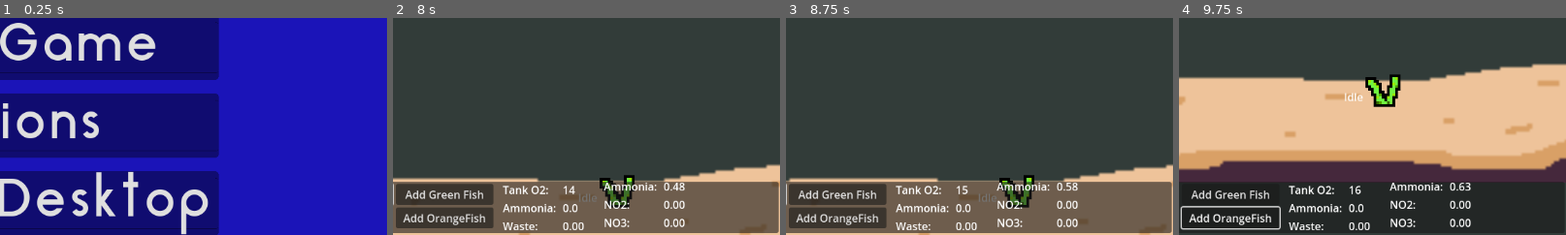
Above: before the commit, frames 1-4 (left to right).
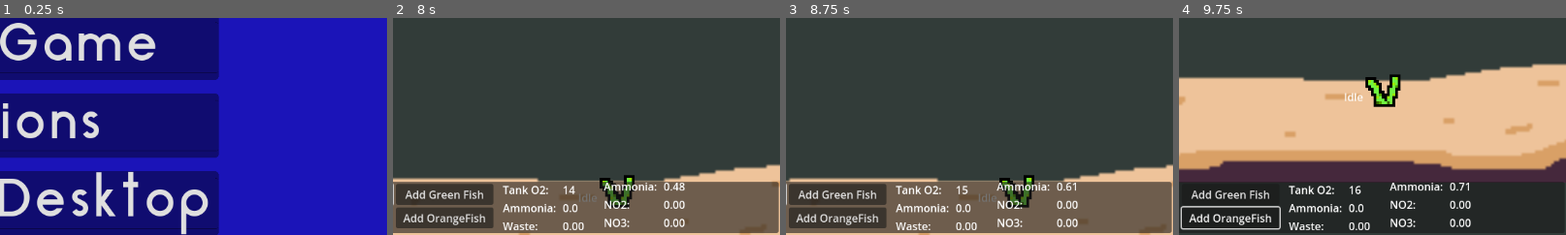
Above: after the commit, the same moments.

Repository: neilmillard/Fish-tank-sim
Game: Godot game, scene res://Scenes/main.tscn
Same seed, same stepped clock (60 frames per second), same inputs: the game is played once before the commit and once after it.
Inputs (mouse positions are % of the whole screen's width and height, from its top left):
- Up to frame 1 (0.25 s): no input
- Up to frame 2 (8 s): click "New Game" at 0.5 s; click "Flake Food" at 1.25 s; click "GreenPlant" at 2 s; click "Add Green Fish" at 2.75 s; click "Add OrangeFish" at 3.5 s; move the mouse to (42, 33) at 4.27 s; hold Right (ui_right) 4.28-5.03 s; click (42, 33) at 4.35 s; move the mouse to (30, 55) at 5.02 s; hold Down (ui_down) 5.03-5.78 s; click (30, 55) at 5.1 s; move the mouse to (60, 28) at 5.77 s; hold Right (ui_right) 5.78-6.53 s; click (60, 28) at 5.85 s; move the mouse to (45, 70) at 6.52 s; hold Up (ui_up) 6.53-7.28 s; click (45, 70) at 6.6 s; move the mouse to (80, 65) at 7.27 s; hold Left (ui_left) from 7.28 s (still down); click (80, 65) at 7.35 s
- Up to frame 3 (8.75 s): keep holding Left (ui_left); move the mouse to (20, 35) at 8.02 s; click (20, 35) at 8.1 s
- Up to frame 4 (9.75 s): move the mouse to (55, 50) at 8.77 s; release Left (ui_left) at 8.78 s; hold Down (ui_down) 8.78-9.53 s; click (55, 50) at 8.85 s; move the mouse to (35, 25) at 9.52 s; hold Right (ui_right) from 9.53 s (still down); click (35, 25) at 9.6 s
The pictures show only the part of the screen within x 50-100%, y 50-100%; the shares and areas given below are measured in that part.

Frames 1-2 are identical in both runs. In frame 3, less than 0.1% of the frame differs, in the area x 72-76%, y 75-80%; in frame 4, less than 0.1%.
Error before the commit: Invalid access to property or key 'GravelFilter' on a base object of type 'Dictionary'. (res://Scripts/MiddleWater.gd:130)
Error after the commit: Invalid access to property or key 'GravelFilter' on a base object of type 'Dictionary'. (res://Scripts/MiddleWater.gd:138)

Commit message:
Fish can die :(

Diff:
--- a/Scenes/game/fish/fish_body.gd
+++ b/Scenes/game/fish/fish_body.gd
@@ -221,10 +221,10 @@
 func process_health(delta: float) -> void:
 	# The fish will expend energy on fighting infection
 	var energyRequired
+	stats.currentHealth -= delta
 	if stats.currentHealth < maxHealth:
 		energyRequired = delta * GameManager.infectionEnergy
 	else:
-		stats.currentHealth -= delta
 		energyRequired = delta * GameManager.infectionEnergy / 2.0
 	var energyReceived = myStomach.get_energy(energyRequired)
 	var o2Used = myLung.requestO2(energyReceived)
@@ -238,11 +238,9 @@
 	if GameManager.currentTankData.currentNH3 > GameManager.nh3HealthThreshold:
 		stats.currentHealth -= delta / 2.0
 
-	if stats.currentHealth == 0:
-		# Fish is fish food
-		myStomach.release_food()
-		GameManager.spawn_dead_fish()
-		queue_free()
+func kill_fish():
+	GameManager.remove_fish_resource(stats)
+	queue_free()
 
 func calculate_movement(delta):
 	# Water friction init
--- /dev/null
+++ b/Scenes/game/fish/fish_dead.gd
@@ -0,0 +1,28 @@
+#FishDead
+extends FishState
+
+var timer: float
+
+func enter(_msg:={}):
+	fishBody.currentSwimspeed = 0
+	fishBody.velocity = Vector2.ZERO
+	fishBody.animationPlayer.play("SwimLeft")
+	fishBody.animationPlayer.stop()
+	timer = 0.0
+
+func exit():
+	pass
+
+func update(delta: float) -> void:
+	timer += delta
+	if timer > 20.0:
+		var myNutrition = fishBody.myStomach.release_food()
+		if myNutrition != null:
+			GameManager.spawn_food(fishBody.position, myNutrition)
+			timer = 0.0
+		else:
+			print(fishBody.name + " Time to die")
+			fishBody.kill_fish()
+
+func physics_update(delta: float) -> void:
+	fishBody.rotate_to_direction(Vector2(-1.0, 0.0), delta)
--- a/Scenes/game/fish/fish_hunting.gd
+++ b/Scenes/game/fish/fish_hunting.gd
@@ -11,6 +11,9 @@
 	fishBody.idle_timer.stop()
 
 func update(_delta: float) -> void:
+	if fishBody.stats.currentHealth <= 0:
+		emit_signal("Transitioned", "Hunting", "Dead")
+		return
 	if check_preditors() == 'flee':
 		emit_signal("Transitioned", "Hunting", "Fleeing", {"previousState" = "Hunting"})
 		return
--- a/Scenes/game/fish/fish_idle.gd
+++ b/Scenes/game/fish/fish_idle.gd
@@ -22,6 +22,9 @@
 		else:
 			emit_signal("Transitioned", "Idle", "Hunting")
 			return
+	if fishBody.stats.currentHealth <= 0:
+		emit_signal("Transitioned", "Idle", "Dead")
+		return
 #	if fishBody.myStomach.storedEnergy > 100.0:
 #		emit_signal("Transitioned", "Idle", "Mating")
 
--- a/Scenes/game/fish/orangeFish.tscn
+++ b/Scenes/game/fish/orangeFish.tscn
@@ -9,6 +9,7 @@
 [ext_resource type="Script" path="res://Scenes/game/fish/fish_feeding.gd" id="7_aycnk"]
 [ext_resource type="Script" path="res://Scenes/game/fish/fish_hunting.gd" id="8_5bppq"]
 [ext_resource type="Script" path="res://Scenes/game/fish/fish_mating.gd" id="9_vu25s"]
+[ext_resource type="Script" path="res://Scenes/game/fish/fish_dead.gd" id="10_md8i6"]
 
 [sub_resource type="Animation" id="Animation_mxa7c"]
 length = 0.001
@@ -153,6 +154,9 @@
 [node name="Mating" type="Node" parent="StateMachine"]
 script = ExtResource("9_vu25s")
 
+[node name="Dead" type="Node" parent="StateMachine"]
+script = ExtResource("10_md8i6")
+
 [node name="Label" type="Label" parent="."]
 offset_left = -19.0
 offset_top = 22.0
--- a/Scripts/GameManager.gd
+++ b/Scripts/GameManager.gd
@@ -4,7 +4,7 @@
 	Play,
 }
 
-signal spawn_new(objectName: String, position: Vector2)
+signal spawn_new(objectName: String, position: Vector2, myNutrition: Nutrition)
 signal toggle_game_paused(is_paused: bool)
 signal save_button_pressed()
 signal load_button_pressed()
@@ -91,6 +91,9 @@
 func remove_food_resource(myFood: Food) -> void:
 	currentTankData.remove_food(myFood)
 
+func remove_fish_resource(myFish: Fish) -> void:
+	currentTankData.remove_fish(myFish)
+
 func new_plant_resource(type: String = "GreenPlant"):
 	var myPlantRes = Plant.new(type)
 	currentTankData.add_plant(myPlantRes)
@@ -111,11 +114,11 @@
 func charge_o2(amountO2: float):
 	currentTankData.charge_o2(amountO2)
 
-func spawn_new_object(objectName: String, position: Vector2 = Vector2.ZERO):
-	emit_signal("spawn_new", objectName, position)
+func spawn_food(myPosition: Vector2, myNutrition: Nutrition):
+	spawn_new_object("flakeFood", myPosition, myNutrition)
 
-func spawn_dead_fish():
-	pass
+func spawn_new_object(objectName: String, position: Vector2 = Vector2.ZERO, myNutrition: Nutrition = null):
+	emit_signal("spawn_new", objectName, position, myNutrition)
 
 # This function allows us to save and load a text resource in debug builds and a
 # binary resource in the released product.
--- a/Scripts/MiddleWater.gd
+++ b/Scripts/MiddleWater.gd
@@ -80,9 +80,17 @@
 	add_child(navRegion2D)
 
 
-func _on_spawn_new_object(objectName: String, p_position: Vector2 = Vector2.ZERO):
+func _on_spawn_new_object(
+		objectName: String,
+		p_position: Vector2 = Vector2.ZERO,
+		p_nutrition: Nutrition = null):
 	if objectName == "flakeFood":
 		spawn_flakefood()
+		return
+
+	if objectName == "FishFood":
+		var myObj = spawn_obj(foods["flakeFood"], p_position)
+		myObj.nutritionValue = p_nutrition
 		return
 
 	if objectName == "plantFood":
--- a/Scripts/stomach.gd
+++ b/Scripts/stomach.gd
@@ -19,18 +19,6 @@
 @export var storedNH3: float
 @export var storedEnergy: float
 
-
-func save():
-	var save_dict = {
-		"capacity": capacity,
-		"processingSpeed": processingSpeed,
-		"processingEfficiency": processingEfficiency,
-		"storedFood": storedFood,
-		"storedWaste": storedWaste,
-		"storedNH3": storedNH3,
-		"storedEnergy": storedEnergy
-		}
-	return save_dict
 
 func _init(p_capacity = 10.0, p_processingSpeed = 0.015, p_processingEfficiency = 0.60):
 	capacity = p_capacity
@@ -63,11 +51,12 @@
 	if has_space_to_eat(nutritionValue.size):
 		storedFood.append(nutritionValue)
 
-func release_food():
-	for nutrition in storedFood:
-		GameManager.spawn_food(nutrition)
-		nutrition.queue_free()
-
+func release_food() -> Nutrition:
+	if len(storedFood) == 0:
+		return null
+	var myFood = storedFood[0]
+	storedFood.pop_front()
+	return myFood
 
 func receive_nh3(amount: float) -> void:
 	storedNH3 += amount
Not shown: 1 places in Scenes/game/fish/orangeFish.tscn that only renumber resources
